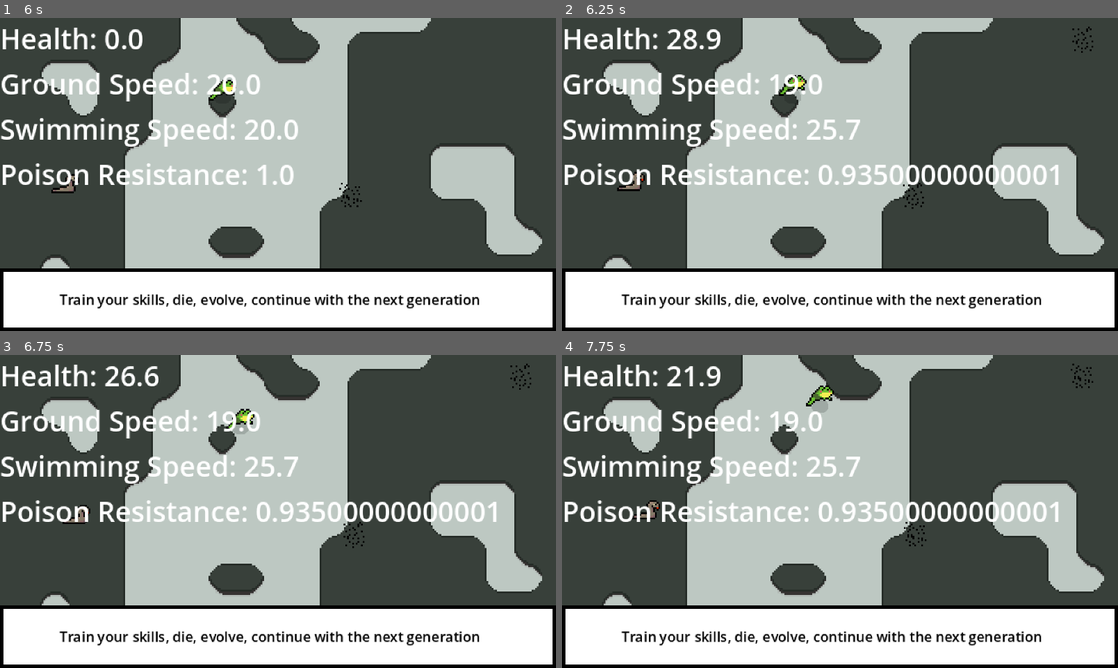
Above: before the commit, frames 1-4 (two rows, left to right).
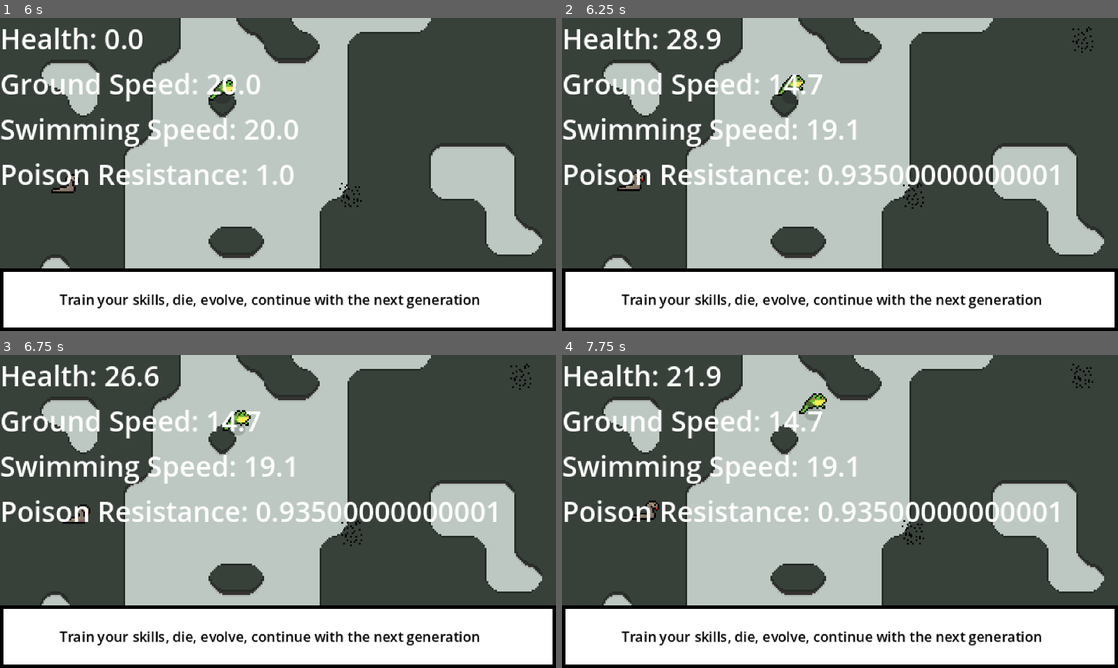
Above: after the commit, the same moments.

Repository: MiladTuma/Micro-Jam-Evolution
Game: Godot game, scene res://Scenes/main.tscn
Two runs of this game, one before a commit and one after it. Both use one fixed random seed, a clock stepped at 60 frames per second and the inputs below.
Inputs:
- Up to frame 1 (6 s): hold Right (right) 0.53-1.28 s; tap E (eat) at 0.6, 1.55, 2.1, 3.05, 3.6, 4.55, 5.1 s; tap I (i) at 0.8, 1.35, 2.3, 2.85, 3.8, 4.35, 5.3, 5.85 s; hold Down (down) 1.28-2.03 s; hold Right (right) 2.03-2.78 s; hold Up (up) 2.78-3.53 s; hold Left (left) 3.53-5.03 s; hold Down (down) 5.03-5.78 s; hold Right (right) from 5.78 s (still down)
- Up to frame 2 (6.25 s): keep holding Right (right); tap E (eat) at 6.05 s
- Up to frame 3 (6.75 s): release Right (right) at 6.53 s; hold Up (up) from 6.53 s (still down); tap E (eat) at 6.6 s
- Up to frame 4 (7.75 s): tap I (i) at 6.8, 7.35 s; release Up (up) at 7.28 s; hold Right (right) from 7.28 s (still down); tap E (eat) at 7.55 s

Frame 1 is identical in both runs. In frame 2, 0.5% of the frame differs, in the area x 38-54%, y 18-39%; in frame 3, 0.7%; in frame 4, 0.9%, in the area x 12-66%, y 9-62%.

Commit message:
balancing
please review balancing

Diff:
--- a/Entities/Player/player.gd
+++ b/Entities/Player/player.gd
@@ -87,7 +87,7 @@
 var swimming_speed_coefficient : float = original_swimming_speed
 
 const original_hp_coefficient : float = 1
-var hp_coefficient : float = 1
+var hp_coefficient : float = 0.8
 
 var damage_Coefficient : float
 
@@ -104,11 +104,11 @@
 	GROUNDSPEED *= ground_speed_coefficient
 	SWIMMINGSPEED *= swimming_speed_coefficient
 	poison_resistance *= poison_resistance_coefficient
-	max_health - 5
 
 
-	ground_speed_coefficient = original_ground_speed * poison_resistance
-	swimming_speed_coefficient = original_swimming_speed * poison_resistance
+	hp_coefficient = original_hp_coefficient
+	ground_speed_coefficient = original_ground_speed
+	swimming_speed_coefficient = original_swimming_speed
 	poison_resistance_coefficient = original_poison_resistance
 
 	current_health = max_health
@@ -118,15 +118,14 @@
 	# Teste Ob die Vars nicht zu hoch oder zu tief sind.
 	GROUNDSPEED = clampf(GROUNDSPEED, 5, 200)
 	SWIMMINGSPEED = clampf(SWIMMINGSPEED, 5, 200)
-	max_health = clampf(SWIMMINGSPEED, 5, 200)
+	max_health = clampf(SWIMMINGSPEED, 12.5, 100)
 
 func learn_evolution(delta):
 	if input_vector != Vector2.ZERO:
 		if current_terrain==Terrain.GROUND:
-			ground_speed_coefficient += 0.3 * delta * poison_resistance
+			ground_speed_coefficient += 0.2 * delta
 		if current_terrain==Terrain.WATER:
-			swimming_speed_coefficient += 0.3 * delta * poison_resistance
-
+			swimming_speed_coefficient += 0.2 * delta
 	poison_resistance_coefficient -= 0.01 * delta
 
 	if Input.is_action_just_pressed("eat"):
@@ -138,7 +137,7 @@
 				flies_in_mouth.remove_at(0)
 
 
-				max_health += 5
+				hp_coefficient += 0.2
 				print("nom nom ")
 
 var current_terrain: Terrain = Terrain.GROUND
